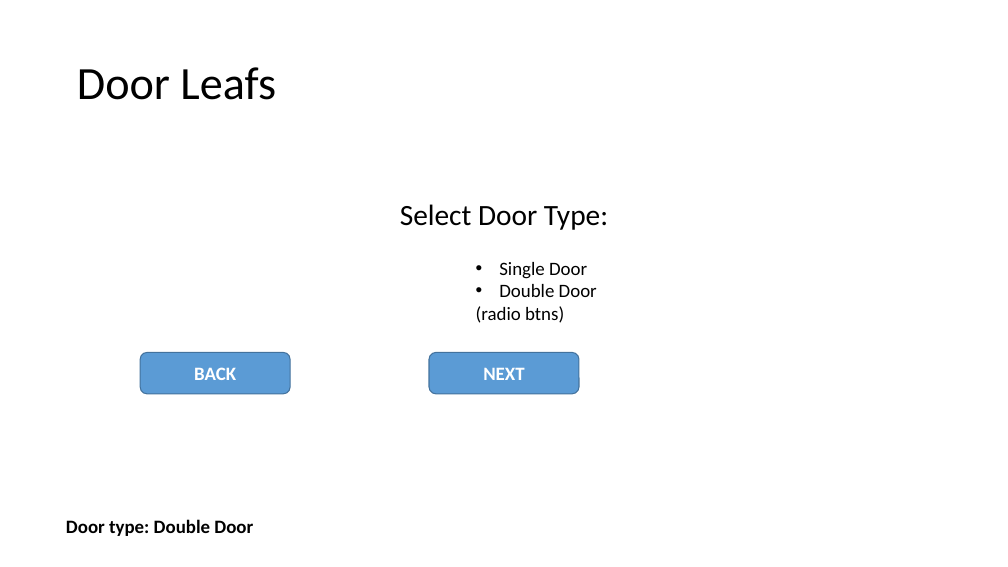
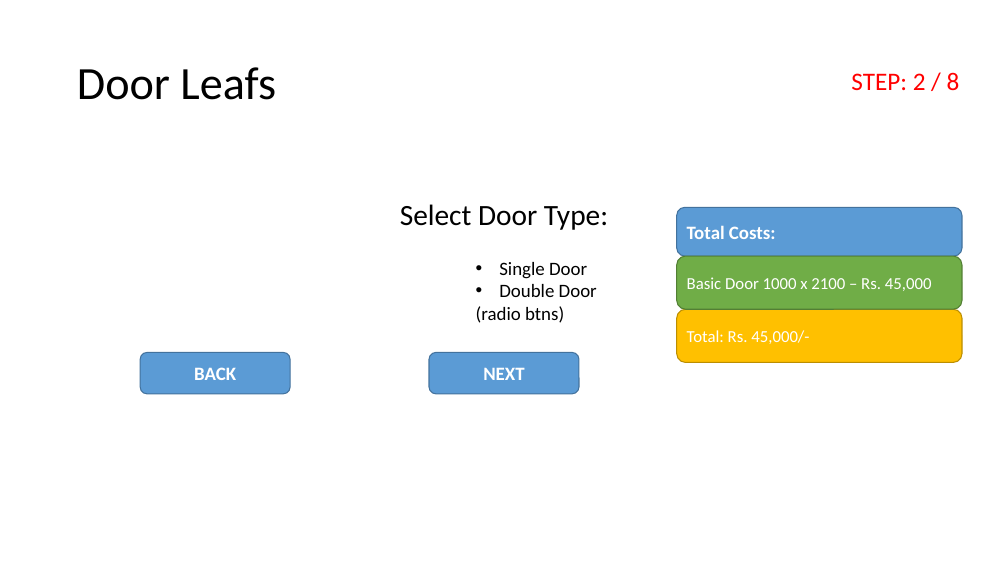
Before and after one commit to mohammed52/quotation-automator, a slide deck: slide 7 of app-quotation-automator.pptx (slide 5 before the commit). Drawn at 1008x567 pixels with LibreOffice and Linux fonts; fonts in the diff are those of the drawing. Boxes give left, top, right and bottom in pixels: in the first picture for what was removed or moved away, otherwise in the second. Text is boxed around its words. In the diff, an @@ line names an element or a change of style, - is before the commit and + after.

```diff
--- a/app-quotation-automator.pptx
+++ b/app-quotation-automator.pptx
@@ text added at <box>851,72,960,90</box>, 24 pt, text #FF0000 @@
+STEP: 2 / 8
@@ rounded rectangle added at <box>677,207,962,256</box>, fill #5B9BD5, outline #43739E 1 pt, 18 pt, text #FFFFFF, bold @@
+Total Costs:
@@ rounded rectangle added at <box>677,256,962,309</box>, fill #70AD47, outline #538035 1 pt, 16 pt, text #FFFFFF @@
+Basic Door 1000 x 2100 – Rs. 45,000
@@ rounded rectangle added at <box>677,309,962,362</box>, fill #FFC000, outline #BD8E00 1 pt, 16 pt, text #FFFFFF @@
+Total: Rs. 45,000/-
@@ text removed at <box>66,519,253,536</box> @@
-Door type: Double Door
```
Also in this commit, not shown: 8 other slides changed, 1 slide added, 1 slide removed, 8 other files.
